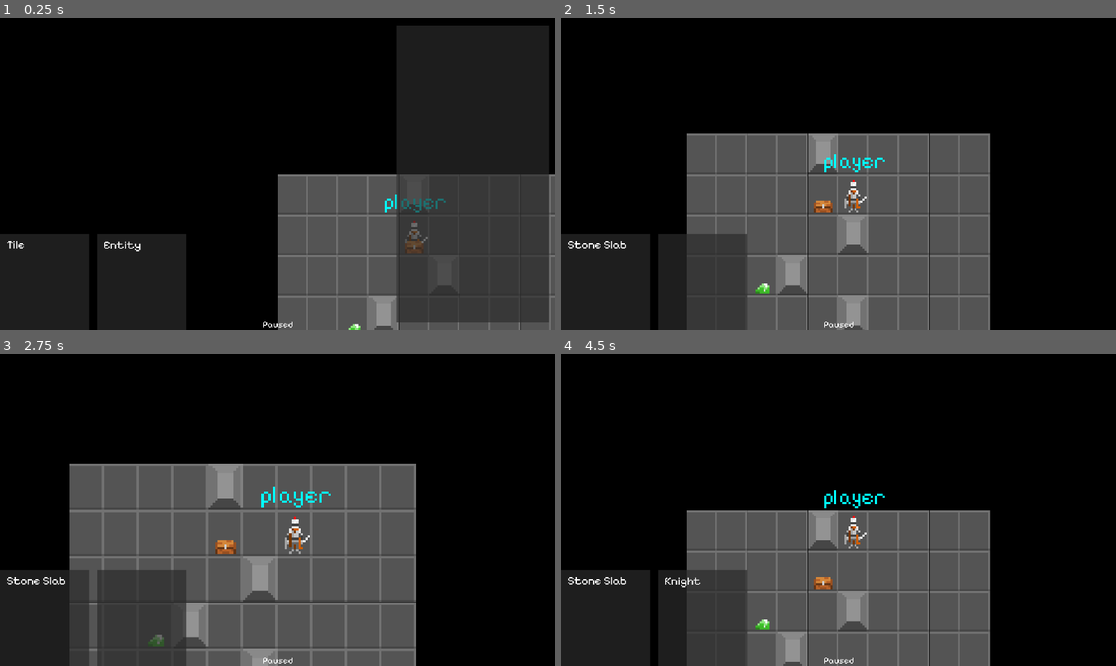
Above: before the commit, frames 1-4 (two rows, left to right).
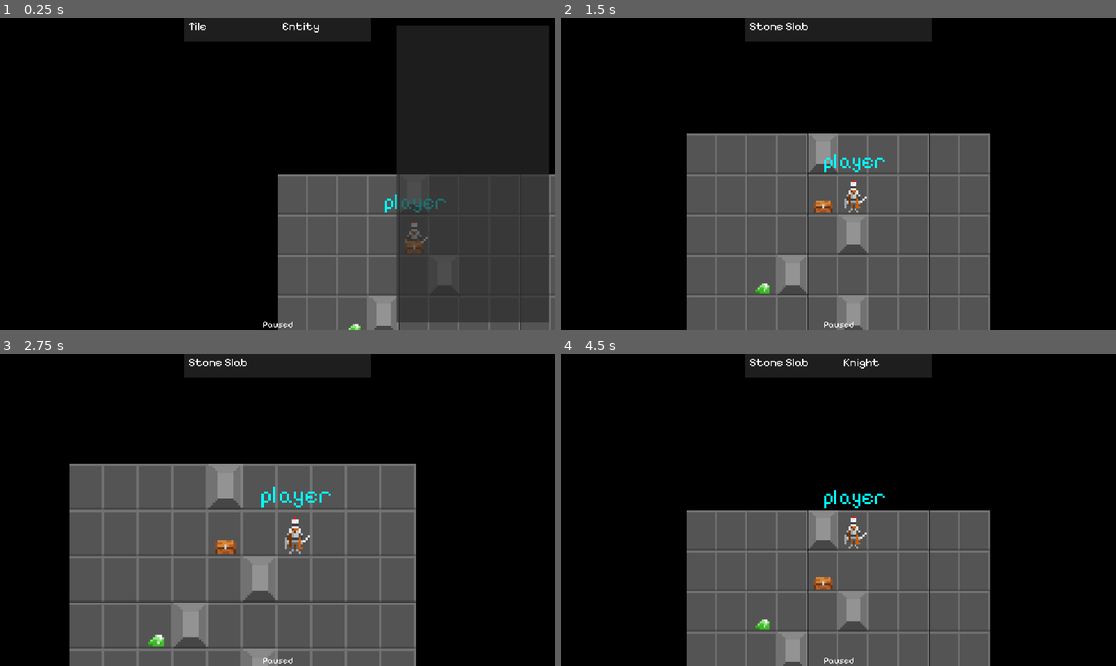
Above: after the commit, the same moments.

Repository: joshandersn/firecrest
Game: Godot game, scene res://main.tscn
Same seed, same stepped clock (60 frames per second), same inputs: the game is played once before the commit and once after it.
Inputs (mouse positions are in pixels of both pictures, inside the frame that each line leads up to):
- Up to frame 1 (0.25 s): no input
- Up to frame 2 (1.5 s): tap Enter (ui_accept) at 0.5, 0.77 s; move the mouse to (855, 192) at 0.52 s; hold D (move_right) 0.53-1.28 s; tap = (zoom_in) at 0.6 s; move the mouse to (716, 152) at 1.27 s; hold S (move_down) from 1.28 s (still down); tap - (zoom_out) at 1.35 s
- Up to frame 3 (2.75 s): tap Enter (ui_accept) at 1.52, 2 s; move the mouse to (205, 491) at 2.02 s; release S (move_down) at 2.03 s; hold D (move_right) from 2.03 s (still down); tap = (zoom_in) at 2.1 s
- Up to frame 4 (4.5 s): tap Enter (ui_accept) at 2.75, 3.02, 3.77 s; move the mouse to (755, 488) at 2.77 s; release D (move_right) at 2.78 s; hold W (move_up) 2.78-3.53 s; tap - (zoom_out) at 2.85, 4.35 s; move the mouse to (794, 528) at 3.52 s; hold A (move_left) from 3.53 s (still down); tap = (zoom_in) at 3.6 s; move the mouse to (855, 531) at 4.27 s

The runs differ from the first frame. In frame 1, 12% of the frame differs, in the area x 0-67%, y 0-100%; in frame 2, 12%; in frame 3, 12%; in frame 4, 12%.

Commit message:
Working Inv system

Diff:
--- a/Objects/interact.gd
+++ b/Objects/interact.gd
@@ -4,4 +4,5 @@
 	if "entity" in body:
 		if body.entity.health <= 0:
 			Game.opened_storage_contents = body.entity.storage
+			Game.opened_storage_containers.append(body)
 			Game.emit_signal("ui_update")
--- a/Objects/inventoryListItem.gd
+++ b/Objects/inventoryListItem.gd
@@ -1,6 +1,7 @@
 extends Button
 
 var entity: ResEntity
+signal add_to_inv
 
 func _ready() -> void:
 	if entity:
@@ -8,3 +9,7 @@
 		icon = entity.artwork
 	else:
 		push_warning("No Entity provided in InventoryListItem")
+
+
+func _on_pressed() -> void:
+	emit_signal("add_to_inv", entity)
--- a/Objects/inventoryListItem.tscn
+++ b/Objects/inventoryListItem.tscn
@@ -12,3 +12,5 @@
 alignment = 0
 expand_icon = true
 script = ExtResource("1_bipjm")
+
+[connection signal="pressed" from="." to="." method="_on_pressed"]
--- a/game.gd
+++ b/game.gd
@@ -2,8 +2,10 @@
 
 # Config
 var tile_res := Vector2(15,20)
+var players: Array[Node2D]
 
 var opened_storage_contents: Array[ResEntity]
+var opened_storage_containers: Array[Node2D]
 var ui_inspect_tile_title: String
 var ui_inspect_tile_description: String
 var ui_inspect_entity_title: String
--- a/main.gd
+++ b/main.gd
@@ -73,6 +73,8 @@
 				new_player.entity = entity_resource
 				new_player.refresh()
 				$Scene.add_child(new_player)
+				if make_player:
+					Game.players.append(new_player)
 				break
 
 func center_selection(selection) -> void:
--- a/main.tscn
+++ b/main.tscn
@@ -33,23 +33,13 @@
 
 [node name="inspectBG" type="ColorRect" parent="UI/HUD"]
 layout_mode = 1
-anchors_preset = 2
-anchor_top = 1.0
-anchor_bottom = 1.0
-offset_top = -333.0
-offset_right = 309.0
-grow_vertical = 0
-color = Color(0.168627, 0.168627, 0.168627, 0.705882)
-
-[node name="inspectBG2" type="ColorRect" parent="UI/HUD"]
-layout_mode = 1
-anchors_preset = 2
-anchor_top = 1.0
-anchor_bottom = 1.0
-offset_left = 336.0
-offset_top = -333.0
-offset_right = 645.0
-grow_vertical = 0
+anchors_preset = 5
+anchor_left = 0.5
+anchor_right = 0.5
+offset_left = -323.5
+offset_right = 323.5
+offset_bottom = 82.0
+grow_horizontal = 2
 color = Color(0.168627, 0.168627, 0.168627, 0.705882)
 
 [node name="InvBG" type="ColorRect" parent="UI/HUD"]
@@ -81,27 +71,27 @@
 
 [node name="TileInspect" type="RichTextLabel" parent="UI/HUD"]
 layout_mode = 1
-anchors_preset = 2
-anchor_top = 1.0
-anchor_bottom = 1.0
-offset_left = 23.0
-offset_top = -319.0
-offset_right = 290.0
-offset_bottom = -15.0
-grow_vertical = 0
+anchors_preset = 5
+anchor_left = 0.5
+anchor_right = 0.5
+offset_left = -308.0
+offset_top = 5.0
+offset_right = -11.0
+offset_bottom = 80.0
+grow_horizontal = 2
 theme_override_font_sizes/normal_font_size = 40
 text = "Tile"
 
 [node name="EntityInspect" type="RichTextLabel" parent="UI/HUD"]
 layout_mode = 1
-anchors_preset = 2
-anchor_top = 1.0
-anchor_bottom = 1.0
-offset_left = 358.0
-offset_top = -318.0
-offset_right = 625.0
-offset_bottom = -14.0
-grow_vertical = 0
+anchors_preset = 5
+anchor_left = 0.5
+anchor_right = 0.5
+offset_left = 16.0
+offset_top = 5.0
+offset_right = 317.0
+offset_bottom = 75.0
+grow_horizontal = 2
 theme_override_font_sizes/normal_font_size = 40
 text = "Entity"
 
--- a/ui.gd
+++ b/ui.gd
@@ -5,6 +5,12 @@
 # Called when the node enters the scene tree for the first time.
 func _ready() -> void:
 	Game.ui_update.connect(update_ui)
+
+func inv_item_clicked(item) -> void:
+	Game.players[0].entity.storage.append(item)
+	Game.opened_storage_containers[0].entity.storage.erase(item)
+	Game.opened_storage_contents.erase(item)
+	update_ui()
 
 func update_ui() -> void:
 	$HUD/EntityInspect.text = str(Game.ui_inspect_entity_description)
@@ -14,6 +20,7 @@
 	for item in Game.opened_storage_contents:
 		var item_inst = inv_list_item.instantiate()
 		item_inst.entity = item
+		item_inst.add_to_inv.connect(inv_item_clicked)
 		$HUD/OpenedStorageList.add_child(item_inst)
 		$HUD/OpenedStorageList.get_child(0).grab_focus()
 
